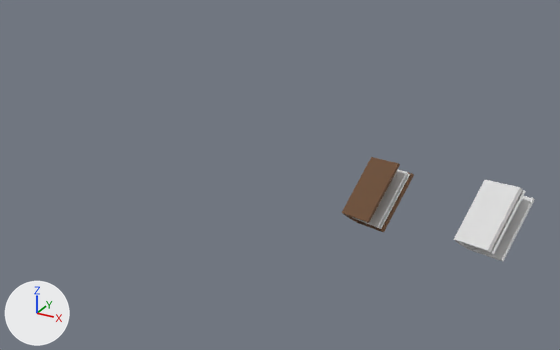
The Blender file models/Book.blend as it was, and as the next commit left it.
Rendered twice from a 50 mm lens placed at (5.98, -15.93, 7.81), pointed at (-2.86, 0.13, -0.23). Every picture has the same lights, and +X, +Y and +Z are marked at lower left.
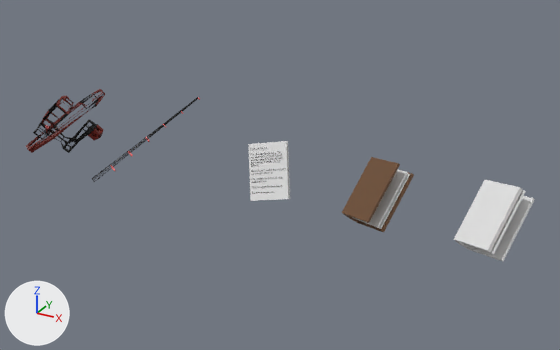
The newer file is also turned or shifted as a whole; pictures and numbers use the older file's frame.

The edits, one by one:
Material 'Material' (mat_material) is new.
Its base color is (0.0, 0.0, 0.0) (black #000000).
Material 'RodSilver.002' (mat_rodsilver_002) is new.
Its base color is (0.0, 0.0, 0.0) (black #000000).
Its roughness is 0.4.
Material 'RodBlack.002' (mat_rodblack_002) is new.
Its base color is (1.0, 0.196, 0.207) (red #ff7a7e).
Material 'RodSilver.001' (mat_rodsilver_001) is new.
Its base color is (0.0, 0.0, 0.0) (black #000000).
Its roughness is 0.4.
Material 'RodWood.001' (mat_rodwood_001) is new.
Its base color is (0.142, 0.00904, 0.00351) (dark red #69180c).
Material 'RodBlack.001' (mat_rodblack_001) is new.
Its base color is (1.0, 0.196, 0.207) (red #ff7a7e).
Material 'RodSilver' (mat_rodsilver) is new.
Its base color is (0.0, 0.0, 0.0) (black #000000).
Its roughness is 0.4.
Material 'RodWood' (mat_rodwood) is new.
Its base color is (0.142, 0.00904, 0.00351) (dark red #69180c).
Mesh me_cylinder_001 is new.
It has 693 vertices, 866 faces and spans x -0.09..0.09, y -0.16..0.1, z -1.29..1.74.
Faces by material slot: [50, 816].
It uses material mat_rodsilver_002 (black #000000).
It uses material mat_rodblack_002 (red #ff7a7e).
Mesh me_cube_005 is new.
It has 424 vertices, 544 faces and spans x -0.241..0.229, y -0.098..0.178, z -0.201..0.207.
Faces by material slot: [392, 144, 8].
It uses material mat_rodsilver_001 (black #000000).
It uses material mat_rodwood_001 (dark red #69180c).
It uses material mat_rodblack_001 (red #ff7a7e).
Mesh me_cylinder_004 is new.
It has 131 vertices, 162 faces and spans x -0.097..0.086, y -0.076..0.09, z -0.576..0.616.
Faces by material slot: [32, 130].
It uses material mat_rodsilver (black #000000).
It uses material mat_rodwood (dark red #69180c).
Mesh me_cube_004 is new.
It has 16 vertices, 12 faces and spans x -0.728..0.728, y -0.081..0.111, z -0.526..0.528.
It uses material mat_pages (white #e7e7e7).
Text 'Text' (txt_text) is new.
Its body is "Captain's Log 69\n\nMiles has egg farted again. The \nhorrendous smell hasn't ceased\nand can easily be detected from\nnigh anywhere within the hull.\nBeware. \n\nHe looks at us with a big smile on\nhis face and lets it rip.\n\nWe run low on food, and only \nhave beans left. \n\nThey are good for your heart.\n\nBut the more you eat...".
It uses material mat_material (black #000000).
Its size is 0.07.
Object 'Text' (ob_text) is new; it shows txt_text.
Its location is (-3.59, -0.11, 0.41).
Its rotation in degrees is (67, -13, 7.2).
Object 'CurseRod_Rod' (ob_curserod_rod) is new; it shows me_cylinder_001.
Its location is (-6.69, 0.0, 0.27).
Its rotation in degrees is (-15, -121, 73).
Its scale is (1.22, 1.22, 1.22).
Object 'CurseRod_Reel' (ob_curserod_reel) is new; it shows me_cube_005.
Its location is (-9.84, 0.0, -0.17).
Its rotation in degrees is (-167, 44, 32).
Its scale is (3.43, 3.43, 3.43).
Object 'CurseRod_Handle' (ob_curserod_handle) is new; it shows me_cylinder_004.
Its location is (-9.93, 0.0, 0.12).
Its rotation in degrees is (-32, -131, 85).
Its scale is (2.33, 2.33, 2.33).
Object 'pages' (ob_pages) is new; it shows me_cube_004.
Its location is (-2.99, -0.2, -0.02).
Its rotation in degrees is (-58, 63, -56).

Pixel boxes [x1, y1, x2, y2] of what changed, in the pictures (560 x 350 px):
'pages', added
    after: [249, 141, 290, 201]
'CurseRod_Reel', added
    after: [33, 95, 103, 153]
    faces in mat_rodsilver_001 (black #000000): [33, 96, 102, 153]
    faces in mat_rodwood_001 (dark red #69180b): [42, 95, 103, 141]
'CurseRod_Handle', added
    after: [26, 89, 105, 153]
    faces in mat_rodwood (dark red #69180b): [26, 89, 105, 153]
'CurseRod_Rod', added
    after: [92, 97, 200, 182]
    faces in mat_rodsilver_002 (black #000000): [92, 97, 198, 182]
'Text', added
    after: [250, 147, 285, 194]
